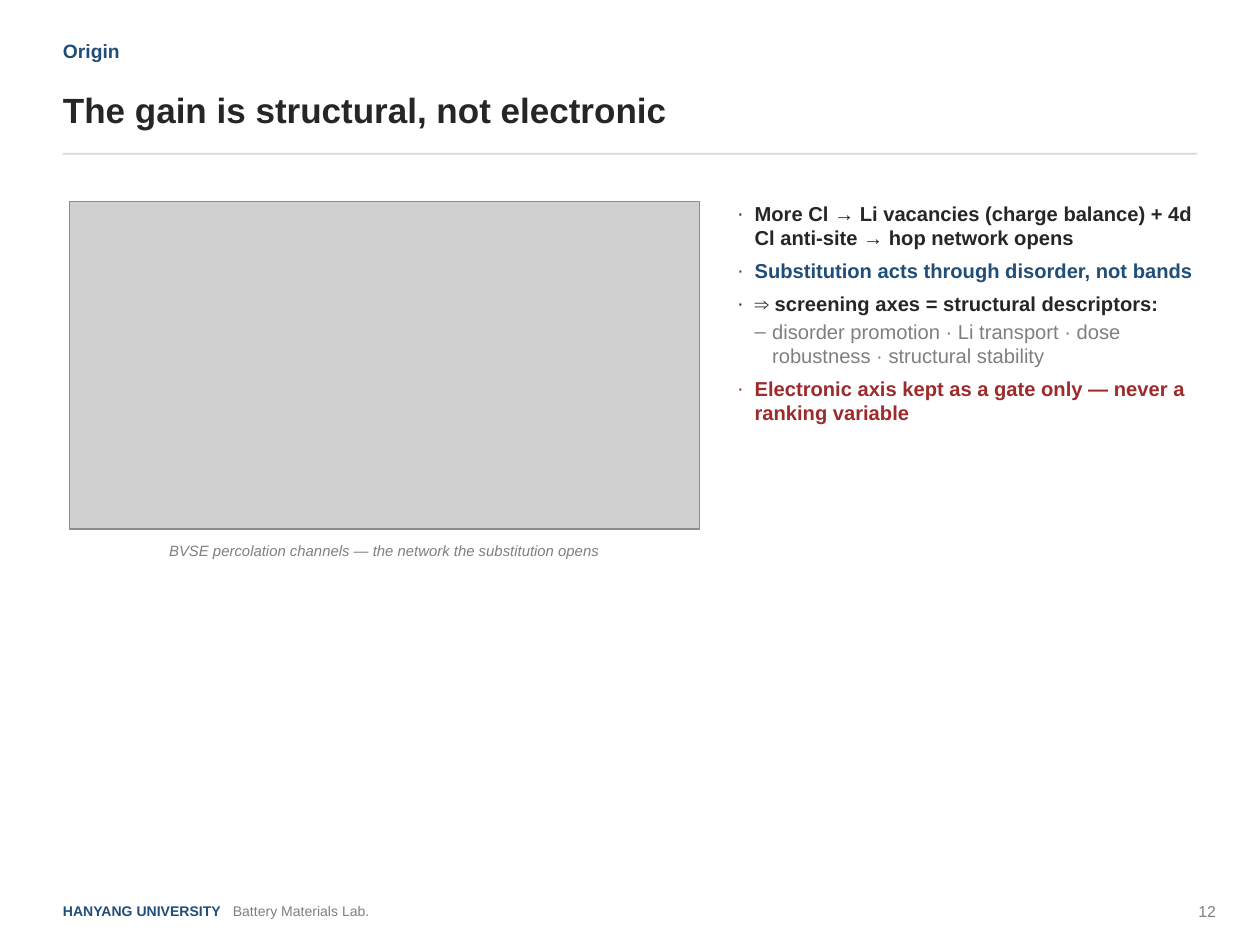
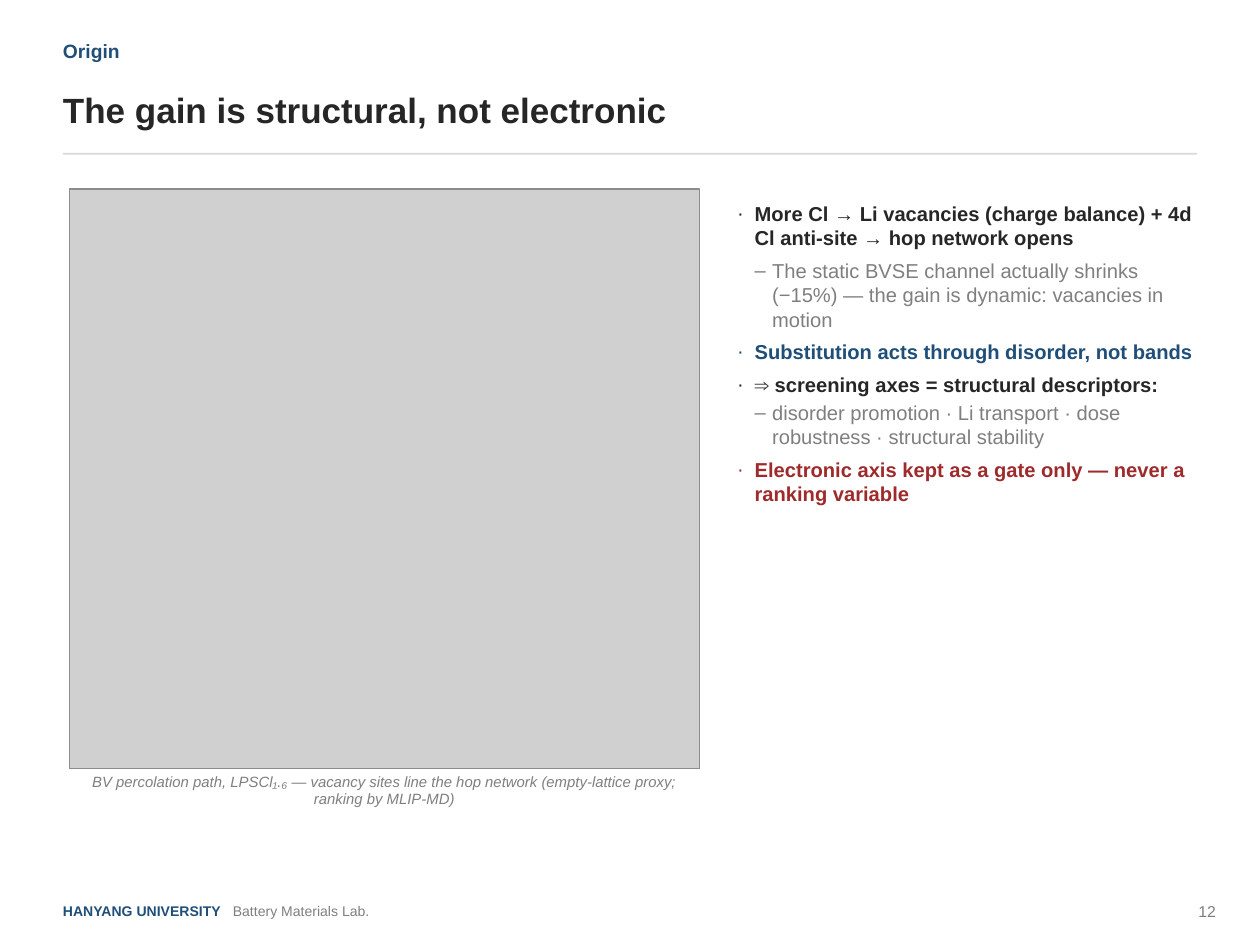
Before and after one commit to yonghoon7153-source/Yonghoon-DEM-DFT, a slide deck: slide 12 of kb/seminars/Research_Seminar_2026_08_v3.pptx. Drawn at 1260x945 pixels with LibreOffice and Linux fonts; fonts in the diff are those of the drawing; grey boxes stand for pictures. Boxes give left, top, right and bottom in pixels: in the first picture for what was removed or moved away, otherwise in the second. Text is boxed around its words. In the diff, an @@ line names an element or a change of style, - is before the commit and + after.

```diff
--- a/kb/seminars/Research_Seminar_2026_08_v3.pptx
+++ b/kb/seminars/Research_Seminar_2026_08_v3.pptx
@@ picture: place and size @@
-picture at box(69, 202, 699, 529)
+picture at box(69, 189, 699, 769)
@@ text at box(772, 263, 1164, 327): paragraph added @@
+  – The static BVSE channel actually shrinks (−15%) — the gain is dynamic: vacancies in motion
@@ text at box(92, 776, 676, 807): text changed @@
-BVSE percolation channels — the network the substitution opens
+BV percolation path, LPSCl₁.₆ — vacancy sites line the hop network (empty-lattice proxy; ranking by MLIP-MD)
```
Also in this commit, not shown: 34 other slides changed, 1 slide added, 1 other file.
